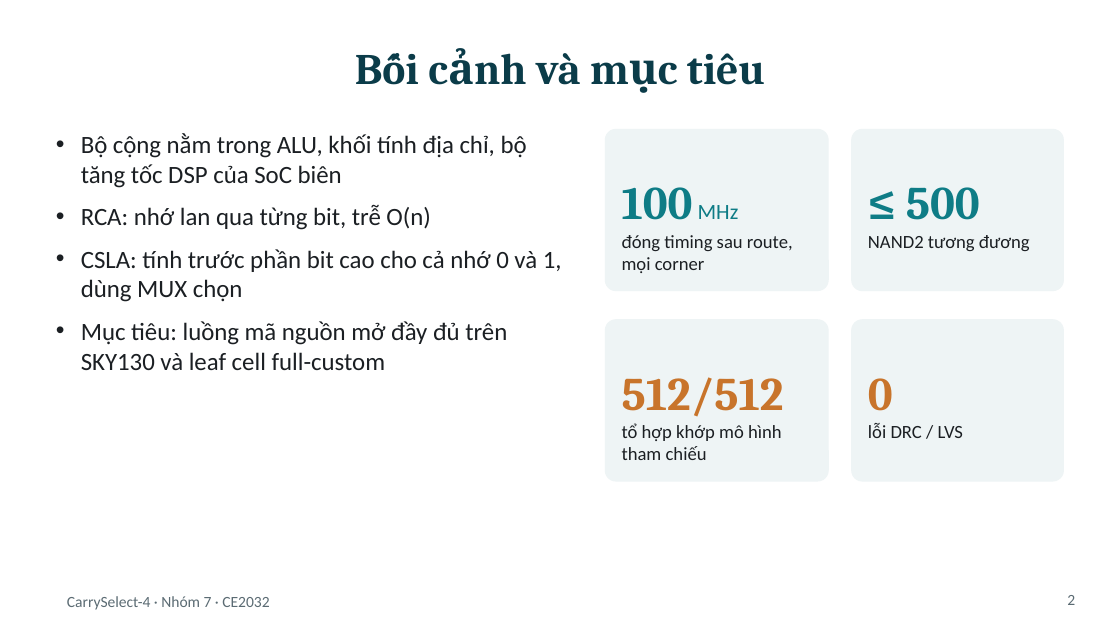
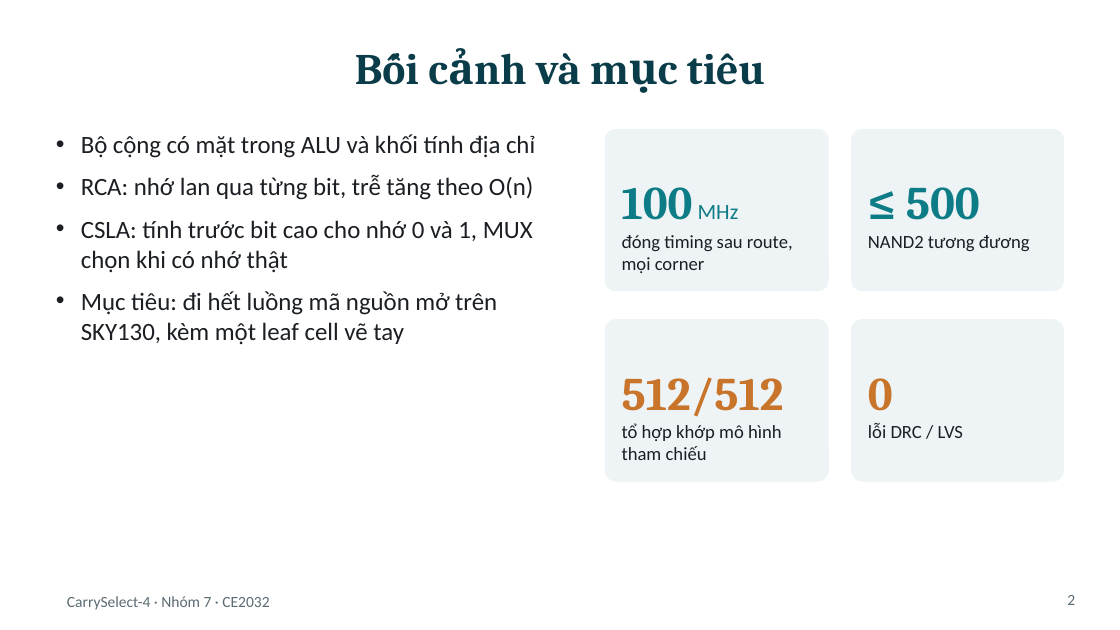
Before and after one commit to nmatu0810/carryselect4-sky130, a slide deck: slide 2 of slides/CarrySelect4_BaoVe.pptx. Drawn at 1120x630 pixels with LibreOffice and Linux fonts; fonts in the diff are those of the drawing. Boxes give left, top, right and bottom in pixels: in the first picture for what was removed or moved away, otherwise in the second. Text is boxed around its words. In the diff, an @@ line names an element or a change of style, - is before the commit and + after.

```diff
--- a/slides/CarrySelect4_BaoVe.pptx
+++ b/slides/CarrySelect4_BaoVe.pptx
@@ text at box(81, 134, 535, 344): text changed @@
-• Bộ cộng nằm trong ALU, khối tính địa chỉ, bộ tăng tốc DSP của SoC biên
-• RCA: nhớ lan qua từng bit, trễ O(n)
-• CSLA: tính trước phần bit cao cho cả nhớ 0 và 1, dùng MUX chọn
-• Mục tiêu: luồng mã nguồn mở đầy đủ trên SKY130 và leaf cell full-custom
+• Bộ cộng có mặt trong ALU và khối tính địa chỉ
+• RCA: nhớ lan qua từng bit, trễ tăng theo O(n)
+• CSLA: tính trước bit cao cho nhớ 0 và 1, MUX chọn khi có nhớ thật
+• Mục tiêu: đi hết luồng mã nguồn mở trên SKY130, kèm một leaf cell vẽ tay
```
Also in this commit, not shown: 4 other slides changed, 1 other file.
